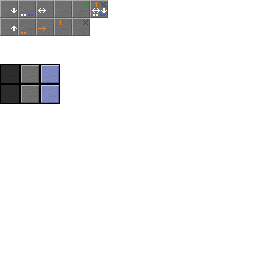
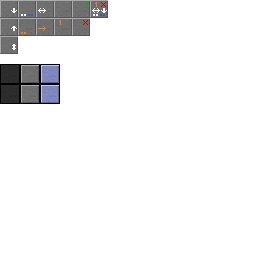
Layer changes from the first 256 × 256 image to the second:
painted on "Icons" over [12, 44, 16, 50]
painted on "Mockup" over [0, 36, 18, 54]
